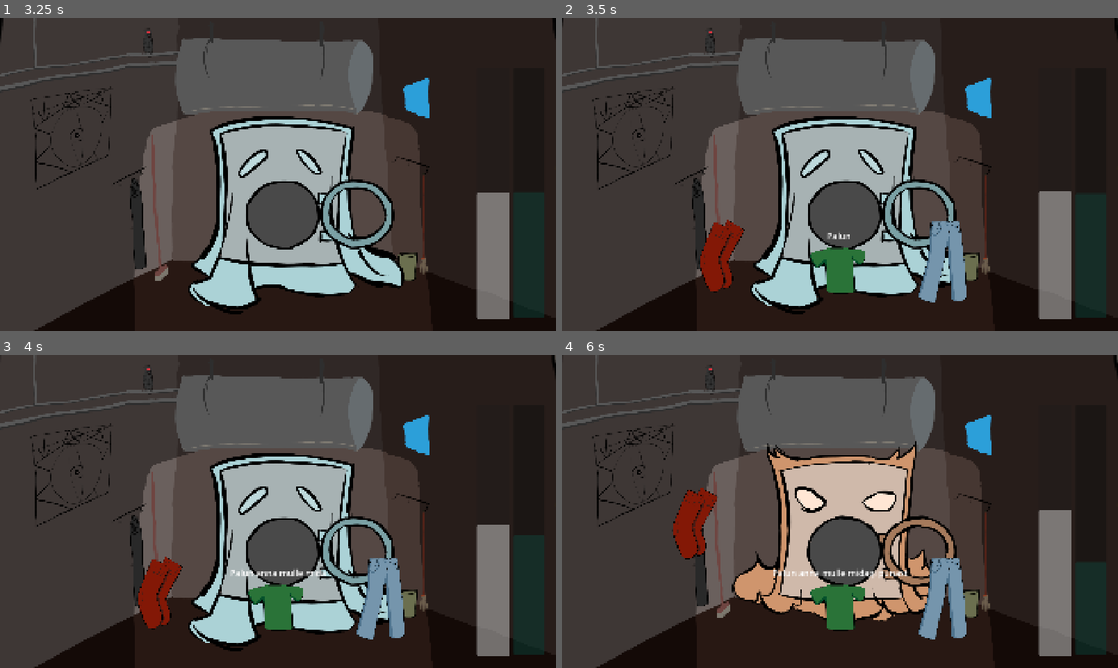
Above: before the commit, frames 1-4 (two rows, left to right).
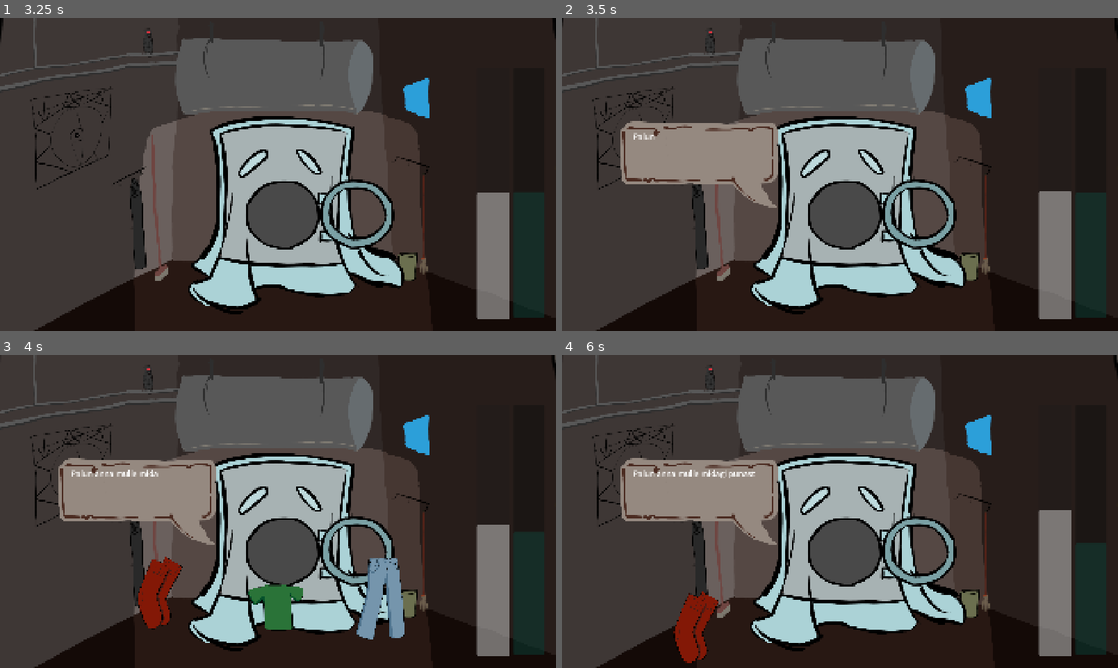
Above: after the commit, the same moments.

Repository: Kuulimagnaat/mangujamm2026
Game: Godot game, scene res://main.tscn
Two runs of this game, one before a commit and one after it. Both use one fixed random seed, a clock stepped at 60 frames per second and the inputs below.
Inputs (mouse positions are in pixels of both pictures, inside the frame that each line leads up to):
- Up to frame 1 (3.25 s): click (322, 133) at 0.5 s; click (283, 127) at 1.25 s; move the mouse to (278, 221) at 2.02 s; press the mouse at (278, 221) at 2.03 s; move the mouse to (166, 190) at 2.77 s; release the mouse at (166, 190) at 2.78 s; click (166, 190) at 2.85 s
- Up to frame 2 (3.5 s): no input
- Up to frame 3 (4 s): move the mouse to (278, 599) at 3.52 s; press the mouse at (278, 599) at 3.53 s
- Up to frame 4 (6 s): move the mouse to (956, 599) at 4.27 s; release the mouse at (956, 599) at 4.28 s; click (956, 599) at 4.35 s; move the mouse to (723, 599) at 5.02 s; press the mouse at (723, 599) at 5.03 s; move the mouse to (673, 464) at 5.77 s; release the mouse at (673, 464) at 5.78 s; click (673, 464) at 5.85 s

Frame 1 is identical in both runs. In frame 2, 9.1% of the frame differs, in the area x 10-73%, y 32-91%; in frame 3, 5.8%; in frame 4, 22%, in the area x 10-73%, y 27-99%.

Commit message:
Jutumull ja veel

Diff:
--- a/proj/Küsimused.json
+++ b/proj/Küsimused.json
@@ -7,34 +7,47 @@
 			["Palun anna mulle midagi punast", "res://Masinasse/punased_sokid.png"]
 		],
 		[
-			["Kas ma saaksin, midagi, mis meenutaks mulle lepatriinut?","res://Masinasse/triibuline_sark.png"],
-			["Kas ma saaksin midagi, mis meenutaks mulle zebrat","res://Masinasse/triibulised_sokid.png"],
-			["Kas ma saaksin midagi, mis meenutaks mulle malelauda", "res://Masinasse/ruuduline_sark.png"]
-		],
-		[
-			["Mulle ei meeldi oma selgroog, kas sul on midagi selle katmiseks?","res://Masinasse/kassisark.png"],
-			["Mu tuharad tuulduvad liialt. Kas sul on mulle midagi anda?.","res://Masinasse/luhikesed_puksid.png"],
-			["Mul varbad värisevad. Kas sul on selleks midagi?","res://Masinasse/mustvalged_sokid.png"]
-		],
-		[
-			["Sa oled mulle juba palju riideid andnud, kuhu neid panna?","res://Masinasse/riidepuu.png"],
+			["Kas ma saaksin, midagi, mis
+			meenutaks mulle lepatriinut?","res://Masinasse/triibuline_sark.png"],
+			["Kas ma saaksin midagi, mis
+			meenutaks mulle zebrat","res://Masinasse/triibulised_sokid.png"],
+			["Kas ma saaksin midagi, mis
+			meenutaks mulle malelauda", "res://Masinasse/ruuduline_sark.png"]
+		],
+		[
+			["Mulle ei meeldi oma selgroog,
+			kas sul on midagi selle katmiseks?","res://Masinasse/kassisark.png"],
+			["Mu tuharad tuulduvad liialt. Kas sul
+			on mulle midagi anda?.","res://Masinasse/luhikesed_puksid.png"],
+			["Mul varbad värisevad. Kas sul
+			on selleks midagi?","res://Masinasse/mustvalged_sokid.png"]
+		],
+		[
+			["Sa oled mulle juba palju riideid
+			andnud, kuhu neid panna?","res://Masinasse/riidepuu.png"],
 			["Mul hakkas janu. On juua?","res://Masinasse/seebipudel.png"],
-			["Ööd on siin konkus külmad. On midagi anda?","res://Masinasse/magamiskott.png"]
-		],
-		[
-			["Mulle meeldivad nunnud loomad. Äkki teed varajase sünna kingi?","res://Masinasse/kassisark.png"],
-			["Ma olen õuduka maratonil. On sul midagi õudsat?","res://Masinasse/krokodillisark.png"],
-			["Mul on täna eksperimentaalne tuju. On sul midagi veidrat, aga samas huvitavat?","res://Masinasse/nokkloomasark.png"]
-		],
-		[
-			["Mu kõht on üks tühi auk, auke on palju, anna auke.","res://Masinasse/AUKLIKUD_SOKID.png"],
-			["Anna midagi, millel on just parajalt auke","res://Masinasse/ruuduline_sark.png"],
+			["Ööd on siin konkus külmad.
+			On midagi anda?","res://Masinasse/magamiskott.png"]
+		],
+		[
+			["Mulle meeldivad nunnud loomad.
+			Äkki teed varajase sünna kingi?","res://Masinasse/kassisark.png"],
+			["Ma olen õuduka maratonil.
+			On sul midagi õudsat?","res://Masinasse/krokodillisark.png"],
+			["Mul on täna eksperimentaalne tuju.
+			On sul midagi veidrat, aga samas huvitavat?","res://Masinasse/nokkloomasark.png"]
+		],
+		[
+			["Mu kõht on üks tühi auk, auke on
+			palju, anna auke.","res://Masinasse/AUKLIKUD_SOKID.png"],
+			["Anna midagi, millel on just
+			parajalt auke","res://Masinasse/ruuduline_sark.png"],
 			["Riidemaailmas läheb kõik koguaeg august sisse. Anna midagi aukudeta","res://Masinasse/aukudeta_alukad.png"]
 		],
 		[
 			["Pulma","res://Masinasse/pulmakleit.png"],
 			["Matusele","res://Masinasse/umbrella.png"],
-			["Sünnitusele",""]
+			["Sünnitusele","res://Masinasse/Haigekittel.png"]
 		],
 		[
 			["Süüa","res://Masinasse/lihakantsakas.png"],
--- a/proj/Main.gd
+++ b/proj/Main.gd
@@ -14,12 +14,12 @@
 var valik2
 var valik3
 
-var eseme_asukohad = [Vector2(-400,300), Vector2(0,300), Vector2(400,300)]
+var eseme_asukohad = [Vector2(-400,1000), Vector2(0,1000), Vector2(400,1000)]
 var hiir_masinal = false
 var hiireotsas = null
 var pesumasinastseen
 var pesumasin
-var kummitustase = 3
+var kummitustase = 1.5
 var rahulolutase = 3
 
 var teksti_kiirus = 0.02
@@ -36,6 +36,7 @@
 	mental = $"Mental meter"
 	mental.value = Global.mental
 	eseme_asukohad.shuffle()
+	$Tekstimull.visible = false
 # Called every frame. 'delta' is the elapsed time since the previous frame.
 
 # 1 tähendab menüüs olemist.
@@ -47,6 +48,15 @@
 var menüüstMänguT = 1
 var menüüstMängut = 0
 
+func eemalda_riided():
+	var tween = get_tree().create_tween()
+	tween.set_parallel()
+	if valik1.keerleb == false:
+		tween.tween_property(valik1, "position", Vector2(valik1.position.x,1000),0.4)
+	if valik2.keerleb == false:
+		tween.tween_property(valik2, "position", Vector2(valik2.position.x,1000),0.4)
+	if valik3.keerleb == false:
+		tween.tween_property(valik3, "position", Vector2(valik3.position.x,1000),0.4)
 func MängiNupuVajutusel():
 	$AnimationPlayer.play("MenüüstMängu")
 	await get_tree().create_timer(2).timeout
@@ -60,7 +70,7 @@
 	if olek == 3:
 
 		Global.rahulolu -= kummitustase*delta
-		kummitustase += 1.5*delta
+		kummitustase += 0.5*delta
 		mõõt.value = Global.rahulolu
 
 		Global.mental += rahulolutase*delta
@@ -120,6 +130,7 @@
 	elif hiir_masinal == false:
 		hiir_masinal = true
 func lisa_tekst(küsimus):
+	$Tekstimull.visible = true
 	$Tekstimull.text = küsimus
 	$Tekstimull.visible_characters = 0
 	for i in range($Tekstimull.text.length()):
--- a/proj/global.gd
+++ b/proj/global.gd
@@ -61,4 +61,3 @@
 	var result = json.parse(json_string)
 	var andmed = json.data
 	küs = andmed["küs"]
-	print(küs)
--- a/proj/lohistatav_valik.gd
+++ b/proj/lohistatav_valik.gd
@@ -5,9 +5,12 @@
 var og_pos
 var vanem
 var õige = false
-var keerleb
+var keerleb = false
 # Called when the node enters the scene tree for the first time.
 func _ready() -> void:
+	var tween = get_tree().create_tween()
+	tween.set_parallel()
+	tween.tween_property(self, "position:y",300, 0.5)
 	vanem = get_parent()
 	z_index = 8
 	$Area2D.mouse_entered.connect(hiirekontroll)
@@ -29,7 +32,9 @@
 	if Input.is_action_just_released("Vasak_Hiir") and lohistab == true:
 		if vanem.hiir_masinal == true:
 			keerleb = true
+			vanem.eemalda_riided()
 			masinasse()
+
 		else:
 			var tween = get_tree().create_tween()
 			tween.tween_property($".", "position", Vector2(og_pos), 0.4)
@@ -50,4 +55,3 @@
 		vanem.kummitustase = 1
 	else:
 		Global.rahulolu -= 10
-	keerleb = true
--- a/proj/main.tscn
+++ b/proj/main.tscn
@@ -4,6 +4,7 @@
 [ext_resource type="Texture2D" uid="uid://brpsjfj60mx8u" path="res://Joonistused/menu_taust.png" id="2_0xm2m"]
 [ext_resource type="Script" uid="uid://g0ucl476d1l8" path="res://menuu.gd" id="2_5vw27"]
 [ext_resource type="Texture2D" uid="uid://c8n5sufehykey" path="res://Joonistused/taust.png" id="2_h2yge"]
+[ext_resource type="Texture2D" uid="uid://cnw7cjp8dpv3l" path="res://Joonistused/Tekstimull.png" id="2_ycdy4"]
 [ext_resource type="Texture2D" uid="uid://0p40tqb8lfgv" path="res://Joonistused/Säär.png" id="3_272bh"]
 [ext_resource type="Script" uid="uid://ckmbqosfu3btp" path="res://Helislaider.gd" id="4_272bh"]
 [ext_resource type="Texture2D" uid="uid://nunfx0xgwbhf" path="res://Joonistused/Püks.png" id="5_kek77"]
@@ -164,19 +165,27 @@
 
 [node name="Tekstimull" type="Label" parent="." unique_id=628190393]
 z_index = 9
+custom_minimum_size = Vector2(500, 180)
+custom_maximum_size = Vector2(500, 180)
 anchors_preset = 8
 anchor_left = 0.5
 anchor_top = 0.5
 anchor_right = 0.5
 anchor_bottom = 0.5
-offset_left = -20.0
-offset_top = 200.0
-offset_right = 20.0
-offset_bottom = 223.0
+offset_left = -714.05
+offset_top = -150.0
+offset_right = -214.04999
+offset_bottom = 30.0
 grow_horizontal = 2
 grow_vertical = 2
+scale = Vector2(0.9, 0.9)
 size_flags_horizontal = 4
 theme_override_font_sizes/font_size = 30
+
+[node name="Sprite2D" type="Sprite2D" parent="Tekstimull" unique_id=520462125]
+z_index = -3
+position = Vector2(250, 120)
+texture = ExtResource("2_ycdy4")
 
 [node name="Menuu" type="Control" parent="." unique_id=136811666]
 layout_mode = 3
@@ -223,7 +232,7 @@
 script = ExtResource("8_kek77")
 
 [node name="Tuba" type="Sprite2D" parent="." unique_id=1050310947]
-z_index = -3
+z_index = -4
 scale = Vector2(0.885, 0.885)
 texture = ExtResource("2_h2yge")
 
Binary file added: proj/Joonistused/Tekstimull.png
Not shown, added: proj/Joonistused/Tekstimull.png.import
Binary file added: proj/Masinasse/Haigekittel.png
Not shown, added: proj/Masinasse/Haigekittel.png.import
